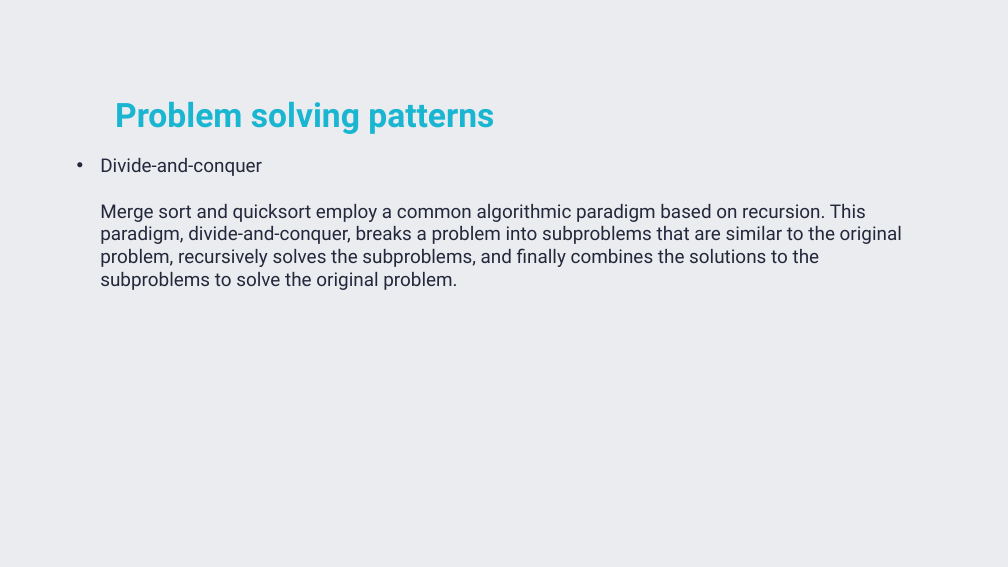
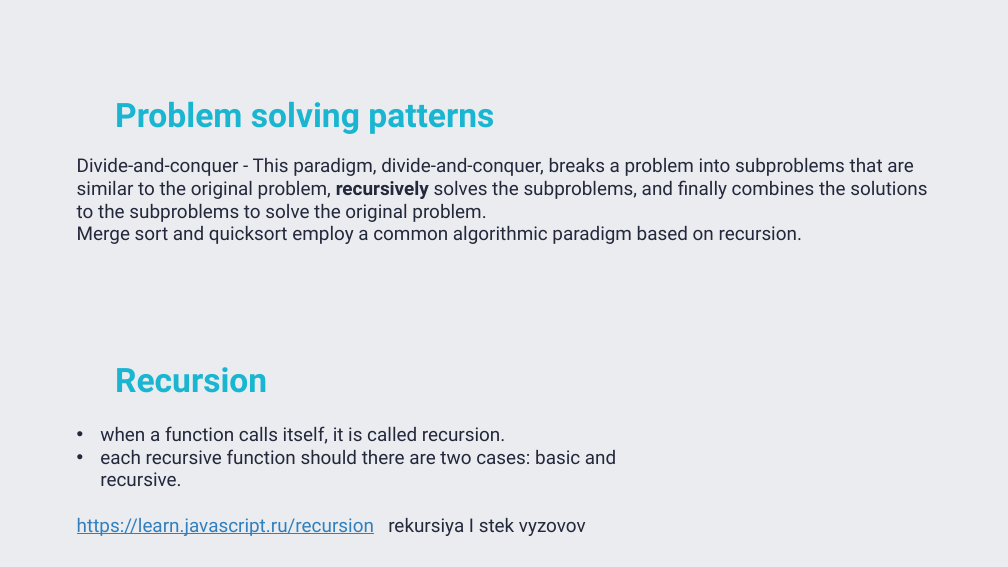
Before and after one commit to TigranVardanyan/Algorithms-and-Data-structures, a slide deck: slide 7 of ds&a.pptx (slide 8 before the commit). Drawn at 1008x567 pixels with LibreOffice and Linux fonts; fonts in the diff are those of the drawing. Boxes give left, top, right and bottom in pixels: in the first picture for what was removed or moved away, otherwise in the second. Text is boxed around its words. In the diff, an @@ line names an element or a change of style, - is before the commit and + after.

Commit message:
Presentation

```diff
--- a/ds&a.pptx
+++ b/ds&a.pptx
@@ text at <box>77,158,927,244</box>: text changed @@
-• Divide-and-conquer
-  Merge sort and quicksort employ a common algorithmic paradigm based on recursion. This paradigm, divide-and-conquer, breaks a problem into subproblems that are similar to the original problem, recursively solves the subproblems, and finally combines the solutions to the subproblems to solve the original problem.
+Divide-and-conquer - This paradigm, divide-and-conquer, breaks a problem into subproblems that are similar to the original problem, recursively solves the subproblems, and finally combines the solutions to the subproblems to solve the original problem.
+Merge sort and quicksort employ a common algorithmic paradigm based on recursion.
@@ text added at <box>115,367,267,393</box>, 32 pt, text #1AB6D1, bold @@
+Recursion
@@ text added at <box>77,426,616,536</box>, 18 pt, text #24283B @@
+• when a function calls itself, it is called recursion.
+• each recursive function should there are two cases: basic and recursive.
+https://learn.javascript.ru/recursion rekursiya I stek vyzovov
```
Also in this commit, not shown: 3 other slides changed, 1 slide added, 2 slides removed.
